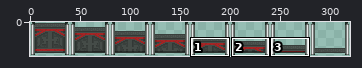
Two states of a sprite sheet, assets/opening_door_animation.png. Above: a wide view before the commit, with the close-up outlined.
Close-up. Before the commit:
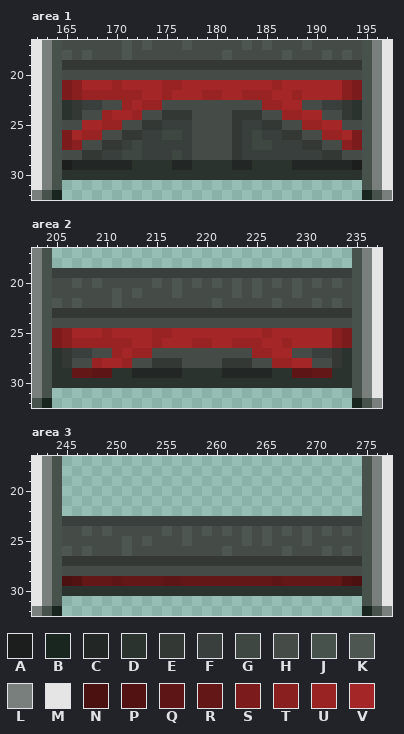
The file is 320x34 pixels. Colours within 5 levels of each other are drawn and written as one. Shown: area 1: x 162..197, y 17..32; area 2: x 203..237, y 17..32; area 3: x 242..277, y 17..32. The commit also changed other parts of the picture, which this record leaves out.
Palette (. is transparent): A #1b1e1d  B #18261f  C #222624  D #2b332f  E #333835  F #393f3c  G #3f4743  H #454c48  J #48524d  K #4e5652  L #787f7c  M #e5e5e5  N #4b1010  P #531212  Q #5d1515  R #641717  S #7c1b1b  T #8a1f1f  U #992323  V #a52626
Now the later version:
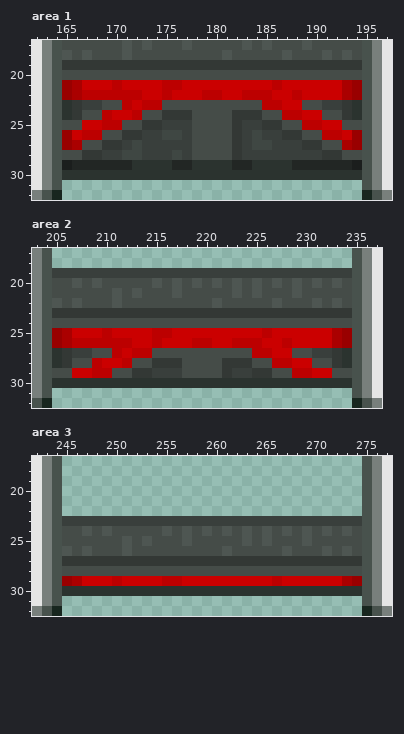
From old to new:
@@ palette @@
-S #7c1b1b
+S #990000
-T #8a1f1f
+T #aa0000
-U #992323
+U #bc0000
-V #a52626
+V #cb0000
--- area 2
@@ x 203..237 @@
 28 LJDEHHUVVUHHEEEHHHHEEEHHUUVVHHEDJLM
-29 LJDDRRQQDDCCCCCDDDDCCCCCDDQQRRDDJLM
+29 LJHHVVUUHHEEFFFHHHHEFFEEHHUUVVHHJLM
 30 LJDDDDDDDDDDDDDDDDDDDDDDDDDDDDDDJLM
--- area 3
@@ x 242..277 @@
 28 MLJHHHHHHHHHHHHHHHHHHHHHHHHHHHHHHJLM
-29 MLJNPRRRQRRRRQQRRRRRRRRRQRRRRRRPNJLM
+29 MLJSTVVVUVVVVUUVVVVVVVVVUVVVVVVTSJLM
 30 MLJDDDDDDDDDDDDDDDDDDDDDDDDDDDDDDJLM
Pixel boxes of the changes (left, top, right, bottom) in both close-ups:
changed: (62, 80, 362, 150)
changed: (52, 328, 352, 378)
changed: (62, 576, 362, 586)
